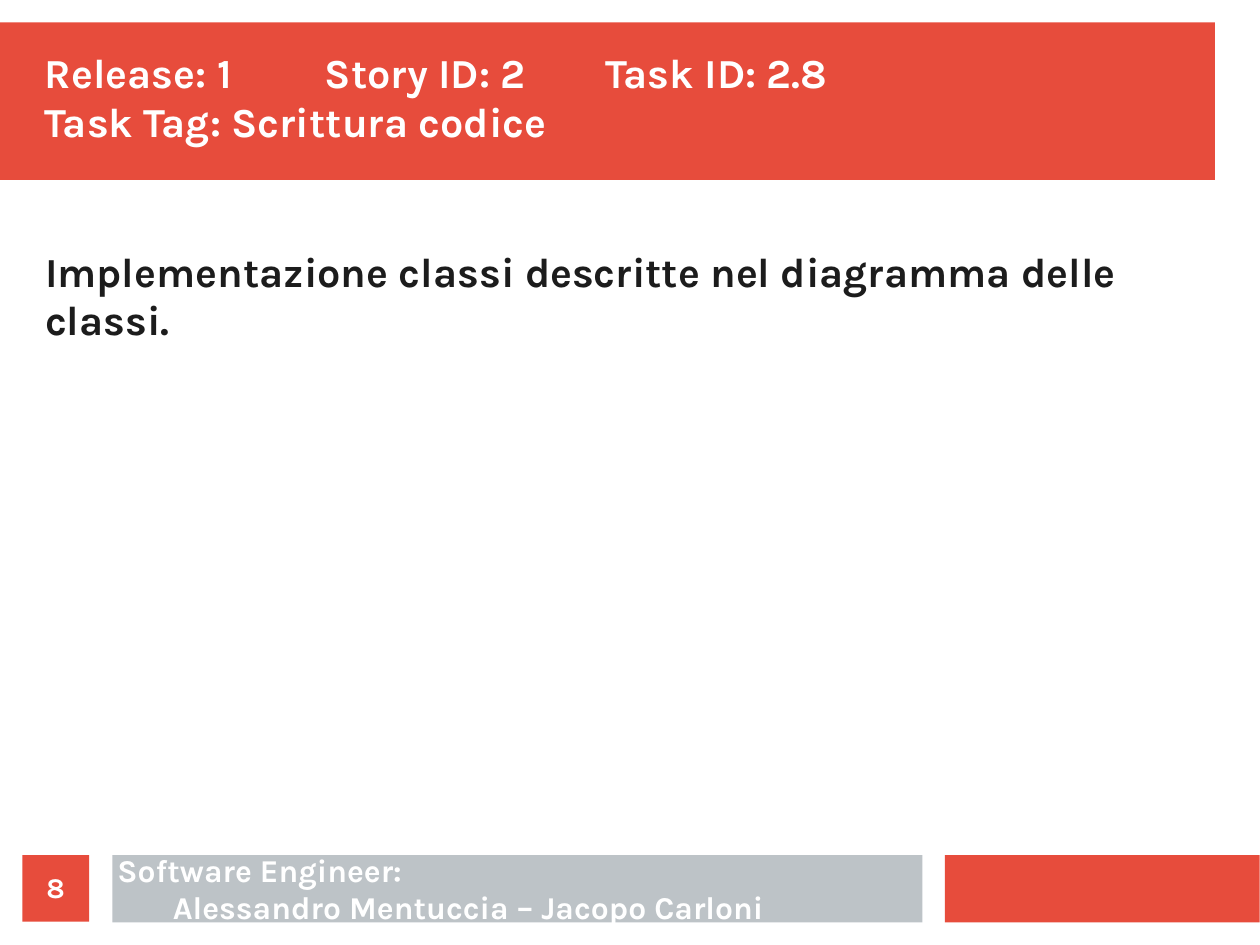
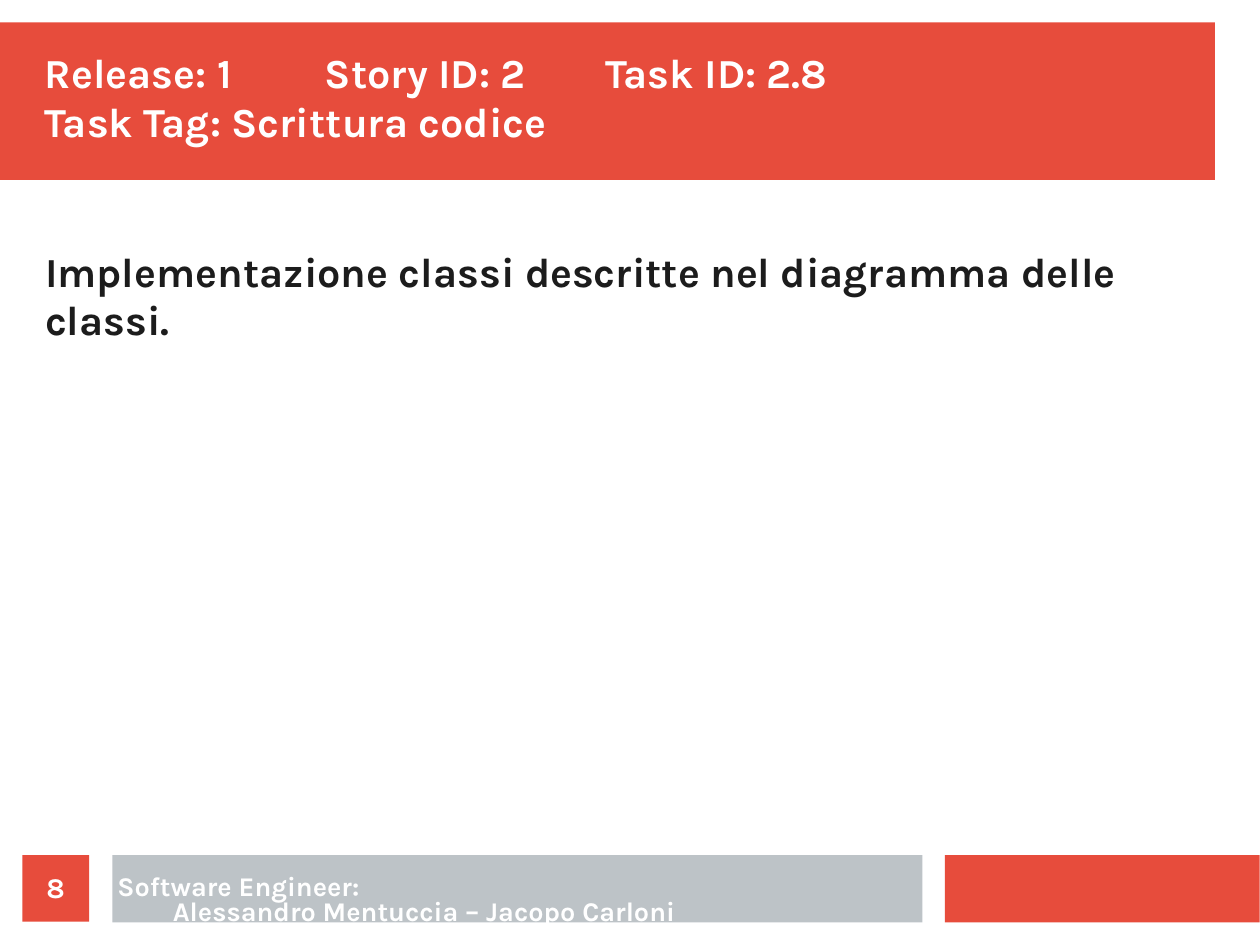
Before and after one commit to ecorradini/ProgettoIDS, a slide deck: slide 8 of AnalisiRequisiti/Task/UT2/TaskGestioneMappeClient.ppt. Drawn at 1260x945 pixels with LibreOffice and Linux fonts; fonts in the diff are those of the drawing. Boxes give left, top, right and bottom in pixels: in the first picture for what was removed or moved away, otherwise in the second. Text is boxed around its words. In the diff, an @@ line names an element or a change of style, - is before the commit and + after.

```diff
--- a/AnalisiRequisiti/Task/UT2/TaskGestioneMappeClient.ppt
+++ b/AnalisiRequisiti/Task/UT2/TaskGestioneMappeClient.ppt
@@ text "Software Engineer: Alessandro Mentuccia – ..." at box(117, 877, 675, 928): size 20 to 17 pt; line spacing 0.98 to 0.78 @@
```
Also in this commit, not shown: 3 other slides changed, 2 other files.
